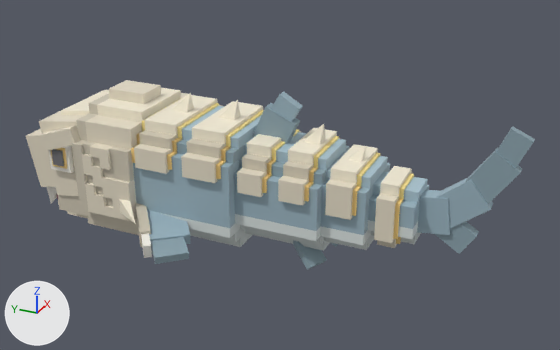
A saved change to the glTF model art/creatures/Dunkleosteus/game/Dunkleosteus.glb.
Rendered twice from a 50 mm lens placed at (-32.5, -15.8, 16.2), pointed at (0.3, -1.0, -0.3). Lighting does not change. The marker at lower left points along +X, +Y and +Z. The picture after the commit comes second. Where no turn or scale is listed for an object, it has been applied to the vertices. Vertices at exactly the same position are counted once.

The older version as bpy lines, for what is in view:
```python
ob_head = bpy.data.objects.new('Head', me_head)
ob_head.location = (0.0, 5.55, -0.89)
ob_s1 = bpy.data.objects.new('S1', me_s1)
ob_s1.location = (0.0, 5.55, -0.89)
ob_s2 = bpy.data.objects.new('S2', me_s2)
ob_s2.location = (0.0, 2.85, -0.89)
ob_s3 = bpy.data.objects.new('S3', me_s3)
ob_s3.location = (0.0, 0.15, -0.89)
ob_s4 = bpy.data.objects.new('S4', me_s4)
ob_s4.location = (0.0, -2.01, -0.89)
ob_s5 = bpy.data.objects.new('S5', me_s5)
ob_s5.location = (0.0, -4.17, -0.89)
ob_s6 = bpy.data.objects.new('S6', me_s6)
ob_s6.location = (0.0, -6.33, -0.89)
ob_tail = bpy.data.objects.new('Tail', me_tail)
ob_tail.location = (0.0, -8.49, -0.89)
# also in view: 'S2_Glow' at (0.0, 0.7, 1.5)
```
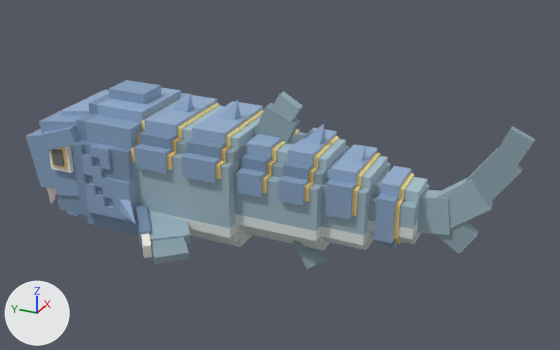
Scene script edits in JSON lines:
```json
{"block": "me_head", "where": "me_head.from_pydata(...)  # 275 vertices, 342 faces; spans x -4.97..4.97, y -1.3..7.53, z -3.24..4.32"}
{"block": "me_head", "where": "# used by ob_head; location = (0.0, 5.55, -0.89)"}
{"block": "me_head", "change": "me_head part 1: 290 faces centred in x -3.94..3.94, y -0.4..7.33, z -3.24..4.32 are repainted in the vertex colours; the middle colour goes from pale yellow #e6ddc8 to blue #87a2c2"}
{"block": "me_s1", "where": "me_s1.from_pydata(...)  # 147 vertices, 198 faces; spans x -6.07..6.07, y -4.24..0.54, z -2.7..4.48"}
{"block": "me_s1", "where": "# used by ob_s1; location = (0.0, 5.55, -0.89)"}
{"block": "me_s1", "change": "me_s1 part 2: 60 faces centred in x -4.89..4.89, y -2.11..0.0, z -1.93..3.78 are repainted in the vertex colours; the middle colour goes from pale yellow #d0c8b5 to blue #7a93af"}
{"block": "me_s2", "where": "me_s2.from_pydata(...)  # 83 vertices, 118 faces; spans x -3.24..3.24, y -2.7..0.54, z -2.7..4.48"}
{"block": "me_s2", "where": "# used by ob_s2; location = (0.0, 2.85, -0.89)"}
{"block": "me_s2", "change": "me_s2 part 3: 36 faces centred in x -3.24..3.24, y -2.11..-0.32, z 1.35..3.78 are repainted in the vertex colours; the middle colour goes from pale yellow #e6ddc8 to blue #87a2c2"}
{"block": "me_s3", "where": "me_s3.from_pydata(...)  # 94 vertices, 136 faces; spans x -2.7..2.7, y -2.46..0.54, z -2.16..5.16"}
{"block": "me_s3", "where": "# used by ob_s3; location = (0.0, 0.15, -0.89)"}
{"block": "me_s3", "change": "me_s3 part 4: 32 faces centred in x -2.7..2.7, y -1.57..-0.32, z 0.81..2.97 are repainted in the vertex colours; the middle colour goes from pale yellow #e6ddc8 to blue #87a2c2"}
{"block": "me_s4", "where": "me_s4.from_pydata(...)  # 99 vertices, 138 faces; spans x -2.7..2.7, y -2.19..0.54, z -3.16..3.94"}
{"block": "me_s4", "where": "# used by ob_s4; location = (0.0, -2.01, -0.89)"}
{"block": "me_s4", "change": "me_s4 part 5: 36 faces centred in x -2.7..2.7, y -1.57..-0.32, z 0.81..3.24 are repainted in the vertex colours; the middle colour goes from pale yellow #e6ddc8 to blue #87a2c2"}
{"block": "me_s5", "where": "me_s5.from_pydata(...)  # 59 vertices, 84 faces; spans x -2.16..2.16, y -2.16..0.54, z -1.62..3.13"}
{"block": "me_s5", "where": "# used by ob_s5; location = (0.0, -4.17, -0.89)"}
{"block": "me_s5", "change": "me_s5 part 6: 26 faces centred in x -2.16..2.16, y -1.57..-0.32, z 0.27..2.61 are repainted in the vertex colours; the middle colour goes from pale yellow #f5edd7 to blue #95b0d1"}
{"block": "me_s6", "where": "me_s6.from_pydata(...)  # 62 vertices, 90 faces; spans x -1.62..1.62, y -2.16..0.54, z -1.35..1.89"}
{"block": "me_s6", "where": "# used by ob_s6; location = (0.0, -6.33, -0.89)"}
{"block": "me_s6", "change": "me_s6 part 7: 32 faces centred in x -1.62..1.62, y -1.3..-0.43, z -1.35..1.89 are repainted in the vertex colours; the middle colour goes from pale yellow #e6ddc8 to blue #87a2c2"}
```

Pixel boxes [x1, y1, x2, y2] of what changed, in the pictures (560 x 350 px):
```json
{"part": 1, "of": "me_head", "change": "recoloured", "before": [26, 80, 188, 235], "after": [26, 80, 188, 235], "on screen": "pale yellow to blue"}
{"part": 2, "of": "me_s1", "change": "recoloured", "before": [134, 93, 223, 247], "after": [134, 93, 223, 247], "on screen": "pale yellow to blue"}
{"part": 3, "of": "me_s2", "change": "recoloured", "before": [181, 100, 263, 183], "after": [181, 100, 263, 183], "on screen": "pale yellow to blue"}
{"part": 4, "of": "me_s3", "change": "recoloured", "before": [237, 131, 301, 197], "after": [237, 131, 301, 197], "on screen": "pale yellow to blue"}
{"part": 5, "of": "me_s4", "change": "recoloured", "before": [278, 124, 337, 206], "after": [278, 124, 337, 206], "on screen": "pale yellow to blue"}
{"part": 6, "of": "me_s5", "change": "recoloured", "before": [325, 144, 381, 220], "after": [325, 144, 381, 220], "on screen": "pale yellow to blue"}
{"part": 7, "of": "me_s6", "change": "recoloured", "before": [374, 166, 412, 248], "after": [374, 166, 412, 248], "on screen": "pale yellow to blue"}
```
